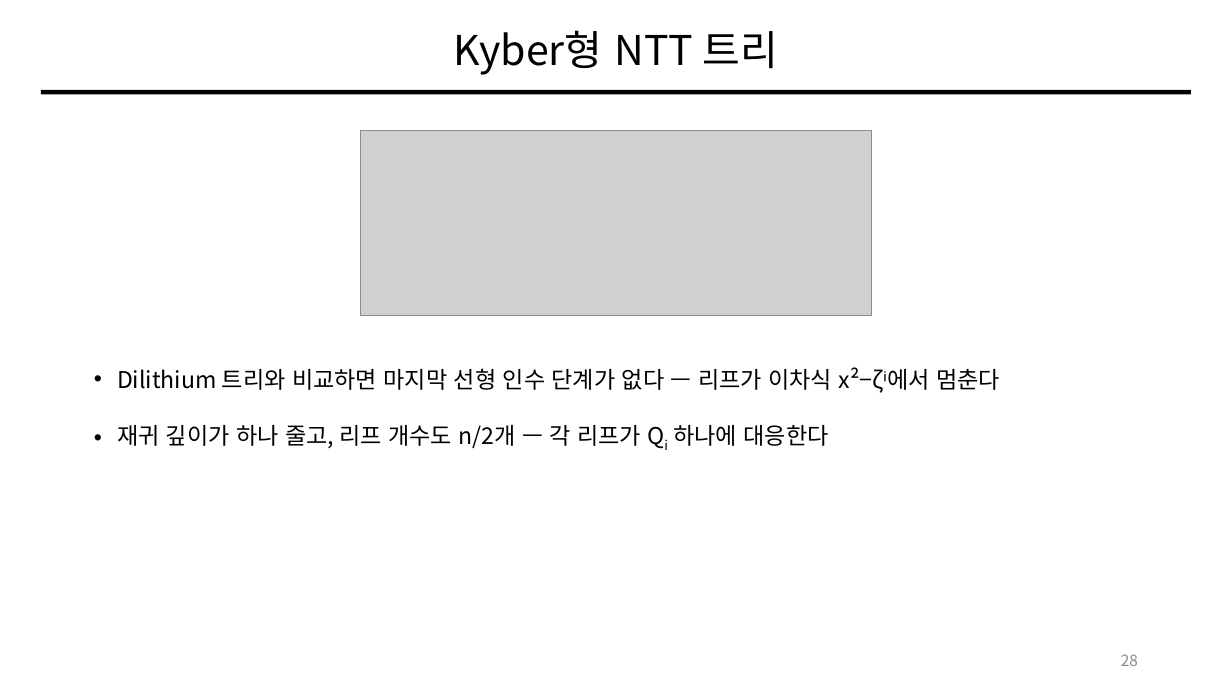
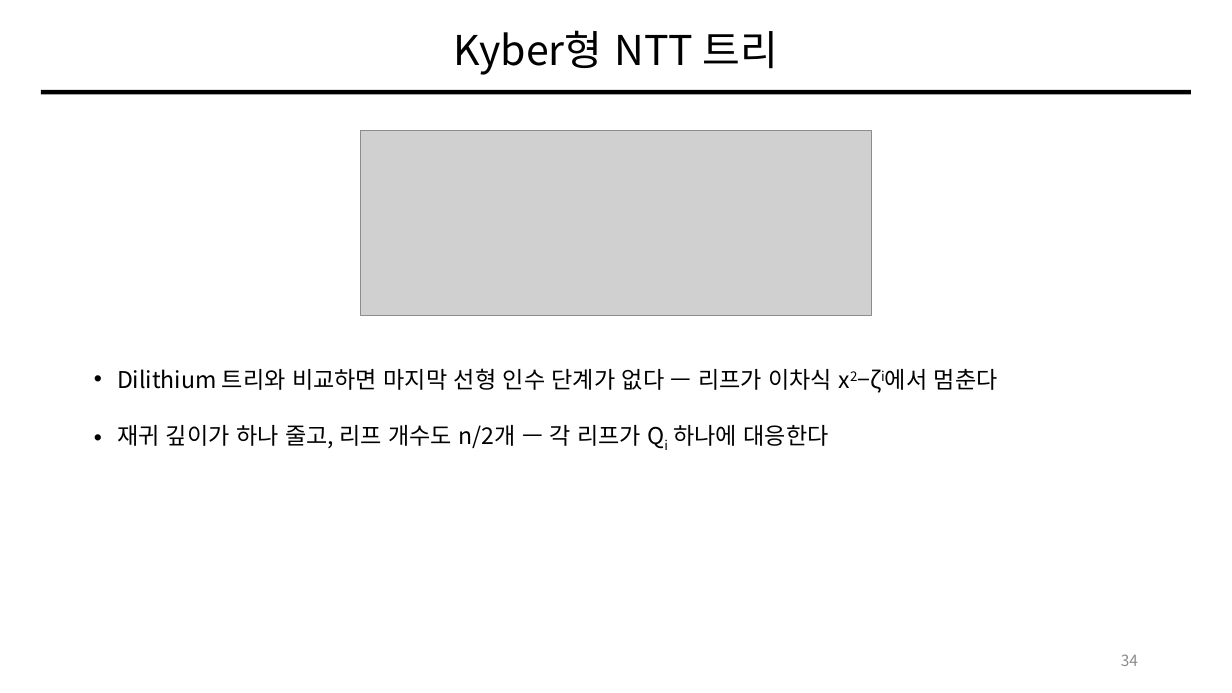
Before and after one commit to giyuubin/PQC, a slide deck: slide 34 of presentation/0828_13_Number-Theoretic-Transform.pptx (slide 28 before the commit). Drawn at 1232x693 pixels with LibreOffice and Linux fonts; fonts in the diff are those of the drawing; grey boxes stand for pictures. Boxes give left, top, right and bottom in pixels: in the first picture for what was removed or moved away, otherwise in the second. Text is boxed around its words. In the diff, an @@ line names an element or a change of style, - is before the commit and + after.

```diff
--- a/presentation/0828_13_Number-Theoretic-Transform.pptx
+++ b/presentation/0828_13_Number-Theoretic-Transform.pptx
@@ text at (117, 368, 998, 390): text changed @@
-• Dilithium 트리와 비교하면 마지막 선형 인수 단계가 없다 — 리프가 이차식 x²−ζⁱ에서 멈춘다
+• Dilithium 트리와 비교하면 마지막 선형 인수 단계가 없다 — 리프가 이차식 x2−ζi에서 멈춘다
@@ page number at (1121, 654, 1138, 666): text changed @@
-28
+34
```
Also in this commit, not shown: 32 other slides changed, 9 slides added.
